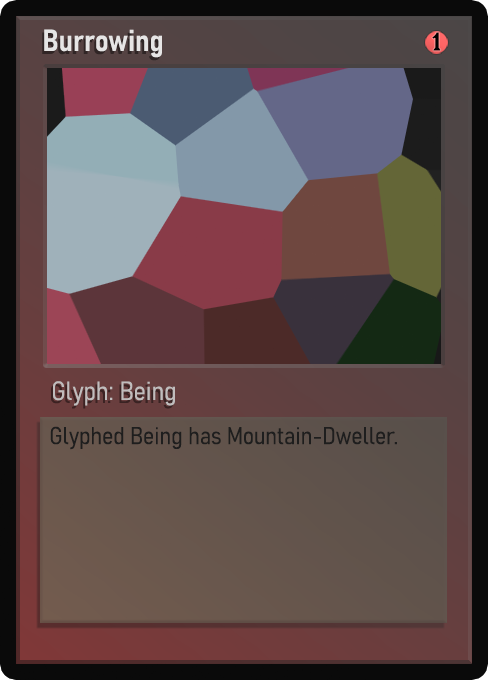
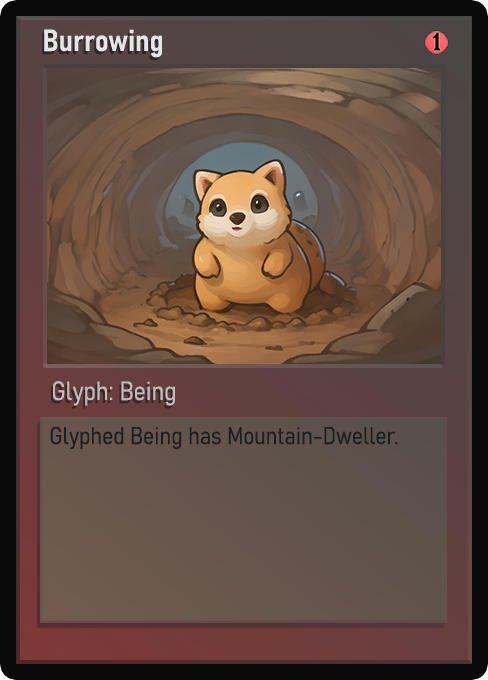
Layered file, before and after one edit (488 × 680). Changes by layer:
painted on "Name" over [44, 30, 162, 57]
painted on "Class" over [53, 381, 175, 406]
painted on "Desc_norm" over [52, 427, 398, 450]
painted on "Artwork" over [47, 68, 441, 364]
